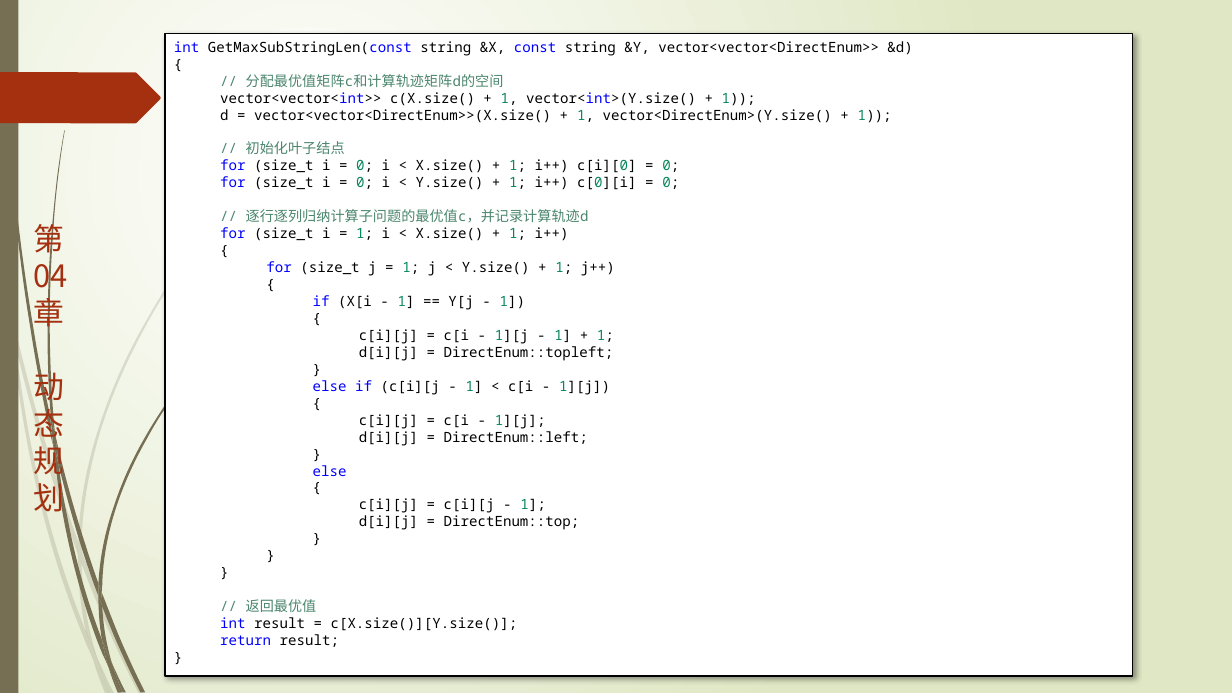
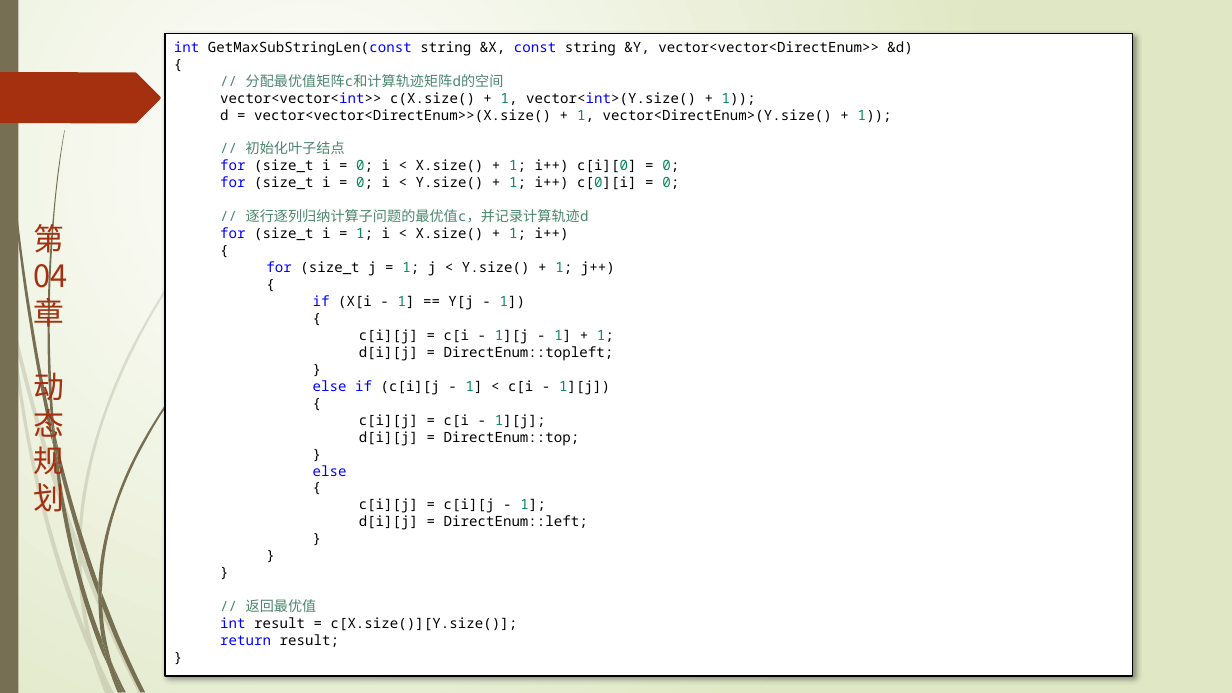
Before and after one commit to TeacherPeng/AlgorithmDesign, a slide deck: slide 22 of 教案/第04章.动态规划.pptx. Drawn at 1232x693 pixels with LibreOffice and Linux fonts; fonts in the diff are those of the drawing. Boxes give left, top, right and bottom in pixels: in the first picture for what was removed or moved away, otherwise in the second. Text is boxed around its words. In the diff, an @@ line names an element or a change of style, - is before the commit and + after.

```diff
--- a/教案/第04章.动态规划.pptx
+++ b/教案/第04章.动态规划.pptx
@@ text in rectangle at (359, 428, 580, 446): text changed @@
-        d[i][j] = DirectEnum::left;
+        d[i][j] = DirectEnum::top;
@@ text in rectangle at (359, 515, 588, 530): text changed @@
-        d[i][j] = DirectEnum::top;
+        d[i][j] = DirectEnum::left;
```
Also in this commit, not shown: 1 other slide changed, 1 other file.
